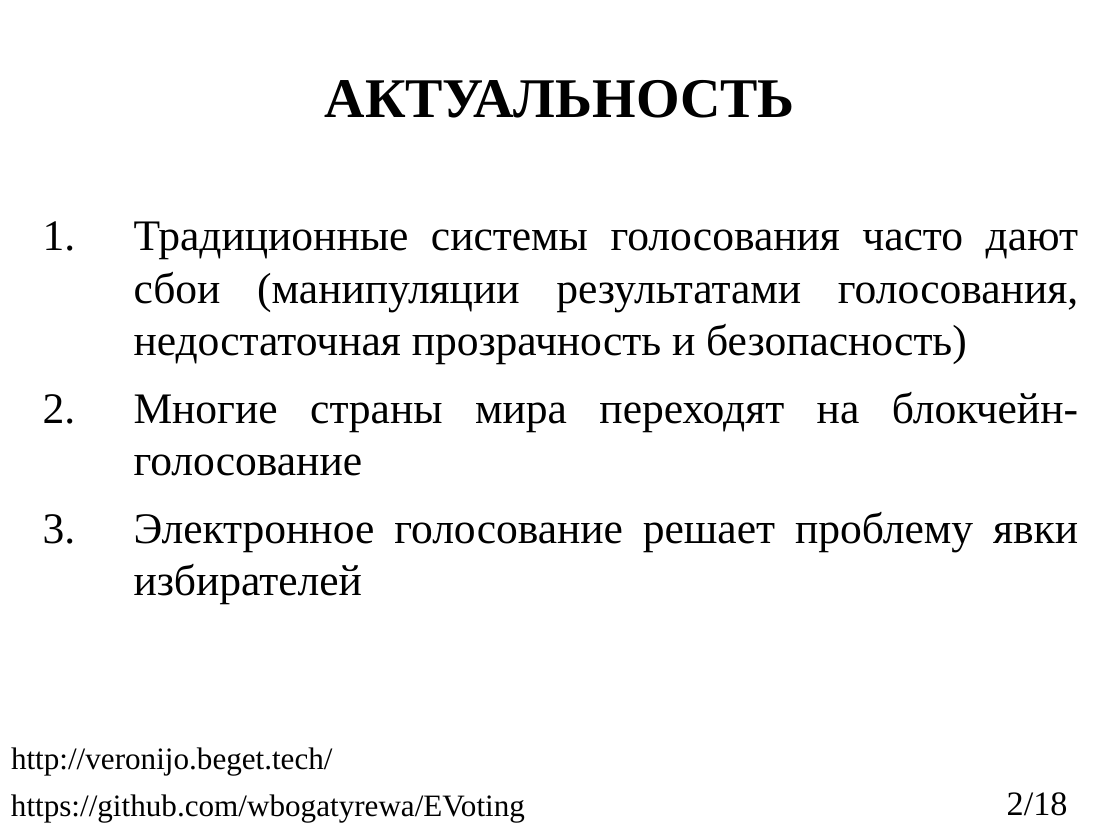
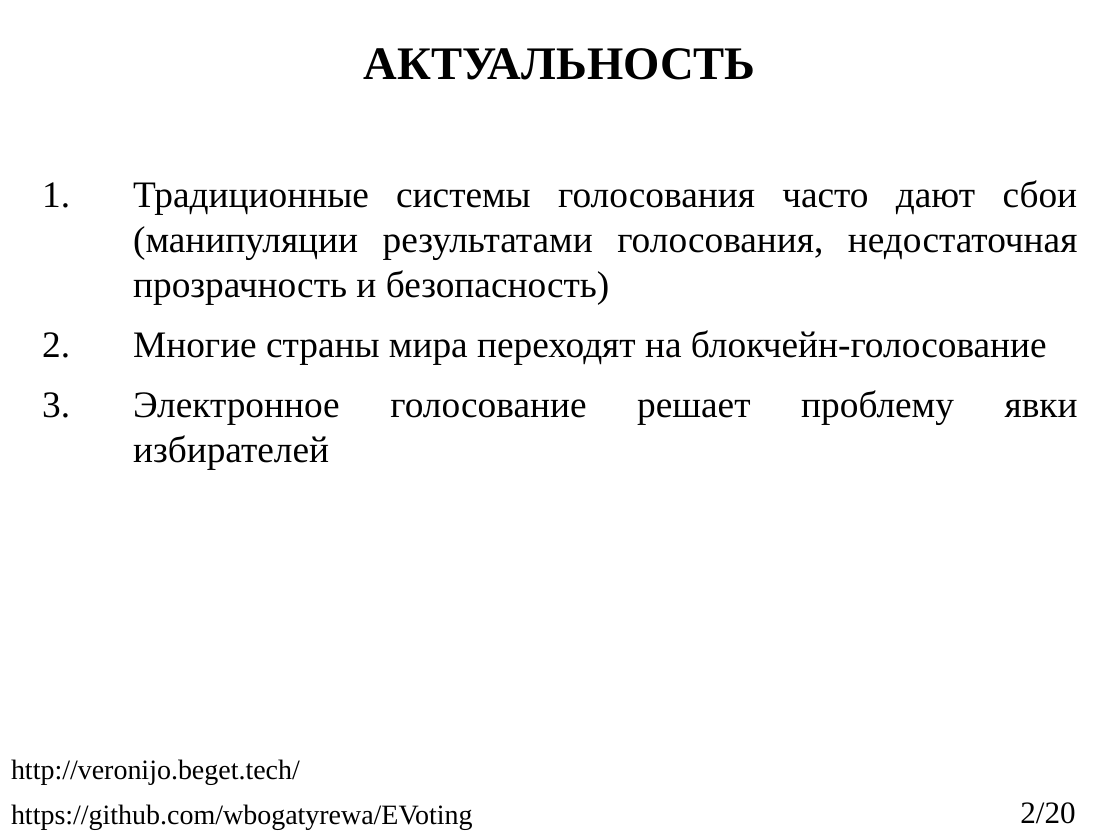
Before and after one commit to wbogatyrewa/EVoting, a slide deck: slide 2 of reports/2023_403_БогатыреваВО_slides.pptx. Drawn at 1120x840 pixels with LibreOffice and Linux fonts; fonts in the diff are those of the drawing. Boxes give left, top, right and bottom in pixels: in the first picture for what was removed or moved away, otherwise in the second. Text is boxed around its words. In the diff, an @@ line names an element or a change of style, - is before the commit and + after.

```diff
--- a/reports/2023_403_БогатыреваВО_slides.pptx
+++ b/reports/2023_403_БогатыреваВО_slides.pptx
@@ title "АКТУАЛЬНОСТЬ": place and size @@
-title "АКТУАЛЬНОСТЬ" at [325,80,795,118]
+title "АКТУАЛЬНОСТЬ" at [364,48,756,80]
@@ title "АКТУАЛЬНОСТЬ" at [364,48,756,80]: size 36 to 30 pt @@
@@ text "Традиционные системы голосования часто дают ...": place and size @@
-text "Традиционные системы голосования часто дают ..." at [134,221,1078,604]
+text "Традиционные системы голосования часто дают ..." at [133,180,1078,425]
@@ text "Традиционные системы голосования часто дают ..." at [133,180,1078,425]: size 28 to 24 pt @@
@@ text "http://veronijo.beget.tech/": place and size @@
-text "http://veronijo.beget.tech/" at [11,747,333,775]
+text "http://veronijo.beget.tech/" at [11,759,300,784]
@@ text "http://veronijo.beget.tech/" at [11,759,300,784]: size 20 to 18 pt @@
@@ text "https://github.com/wbogatyrewa/EVoting" at [11,804,473,829]: size 20 to 18 pt @@
@@ text "https://github.com/wbogatyrewa/EVoting": place and size @@
-text "https://github.com/wbogatyrewa/EVoting" at [11,794,525,821]
+text "https://github.com/wbogatyrewa/EVoting" at [11,804,473,829]
@@ text at [1020,802,1075,824]: text changed; size 22 to 20 pt @@
-2/18
+2/20
```
Also in this commit, not shown: 15 other slides changed, 3 slides added, 1 slide removed, 2 other files.
